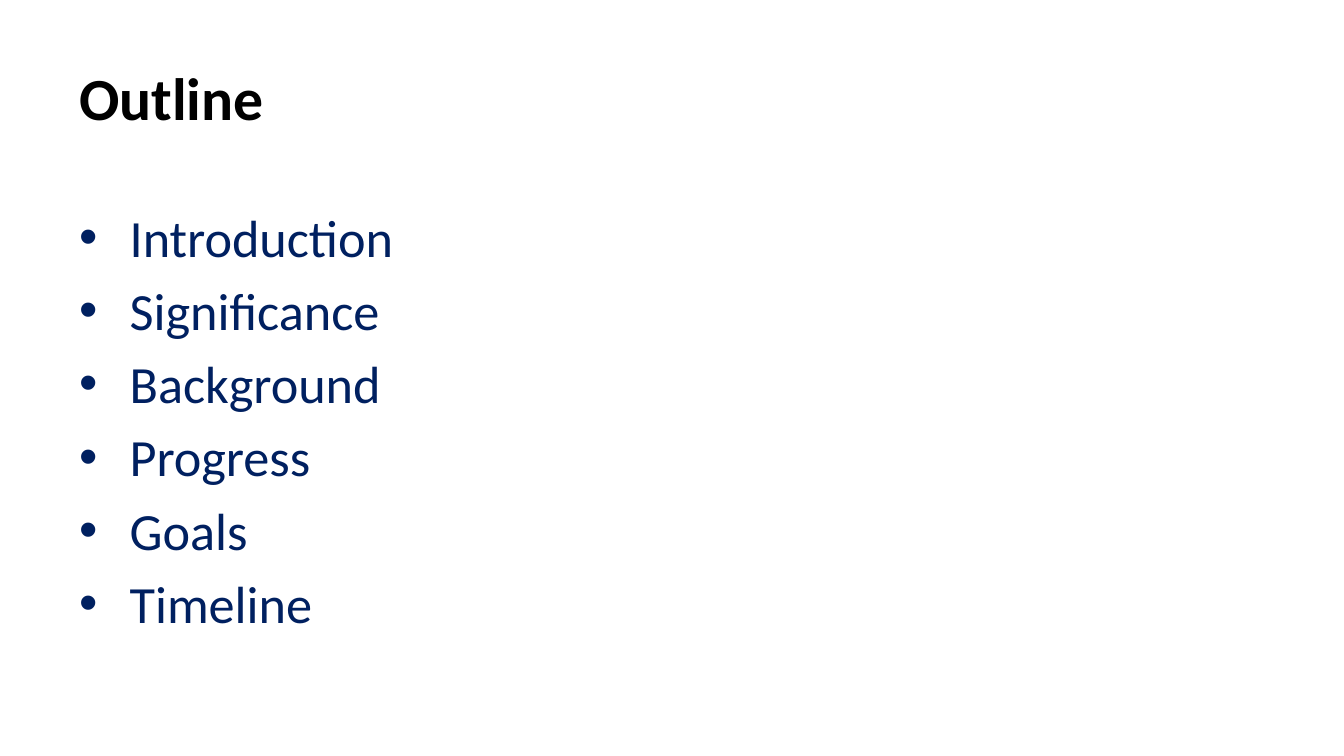
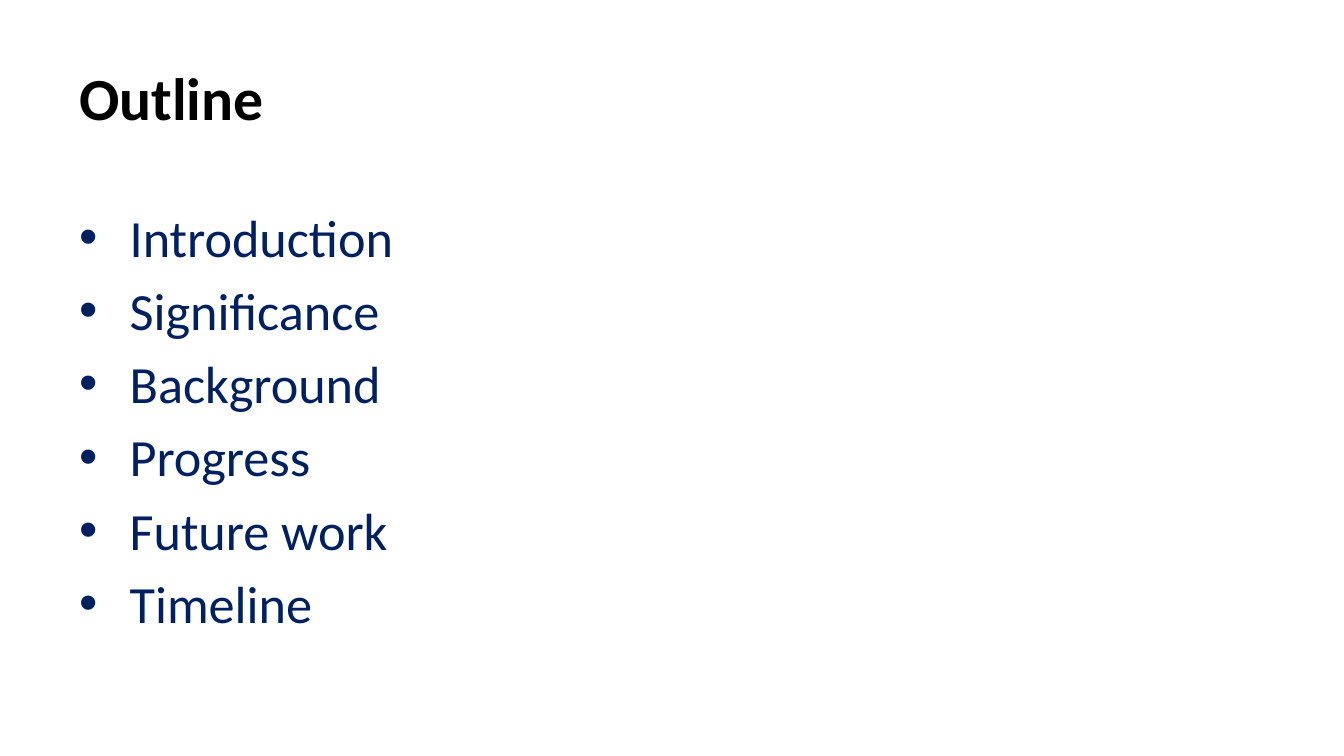
Before and after one commit to Shani123456-maker/finalyearproject, a slide deck: slide 2 of presentation_v1.pptx. Drawn at 1344x756 pixels with LibreOffice and Linux fonts; fonts in the diff are those of the drawing; background and template pictures are left out. Boxes give left, top, right and bottom in pixels: in the first picture for what was removed or moved away, otherwise in the second. Text is boxed around its words. In the diff, an @@ line names an element or a change of style, - is before the commit and + after.

```diff
--- a/presentation_v1.pptx
+++ b/presentation_v1.pptx
@@ text at [130, 513, 387, 551]: text changed @@
-• Goals
+• Future work
```
Also in this commit, not shown: 2 other slides changed, 7 slides added, 6 slides removed, 10 other files.
